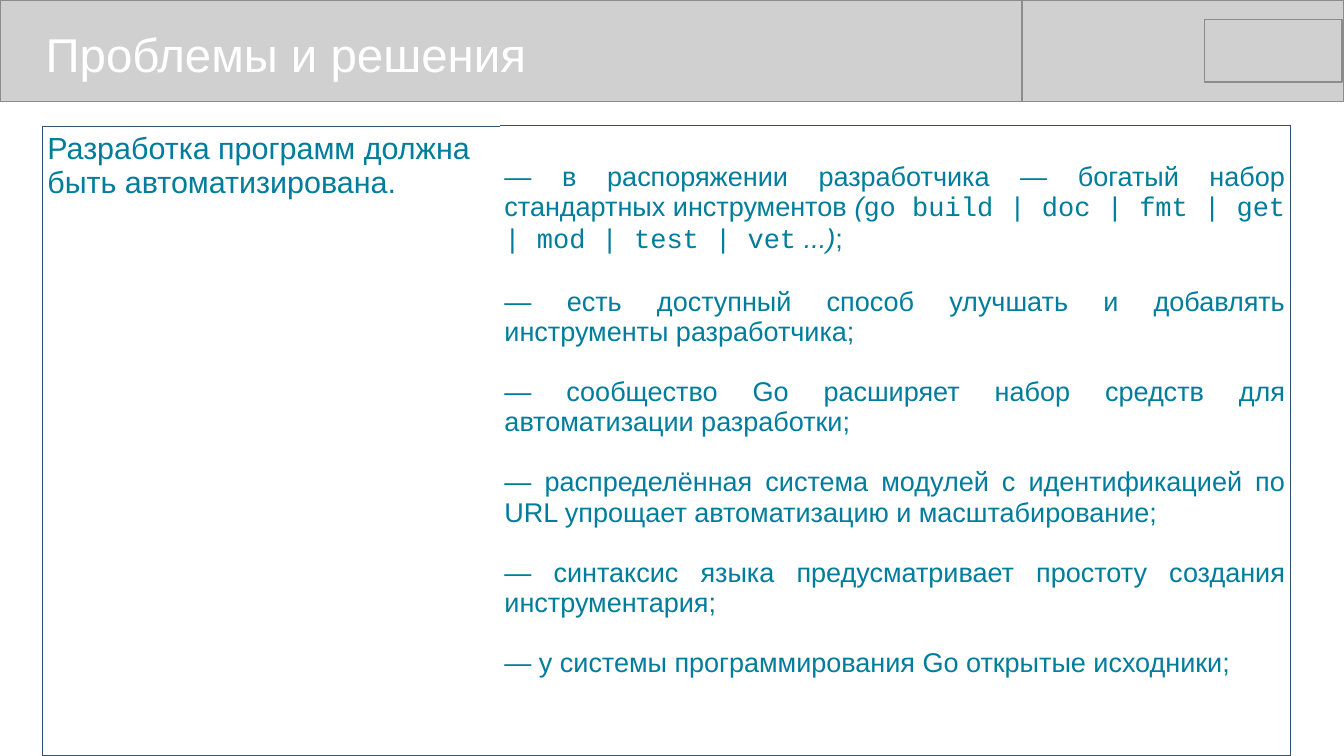
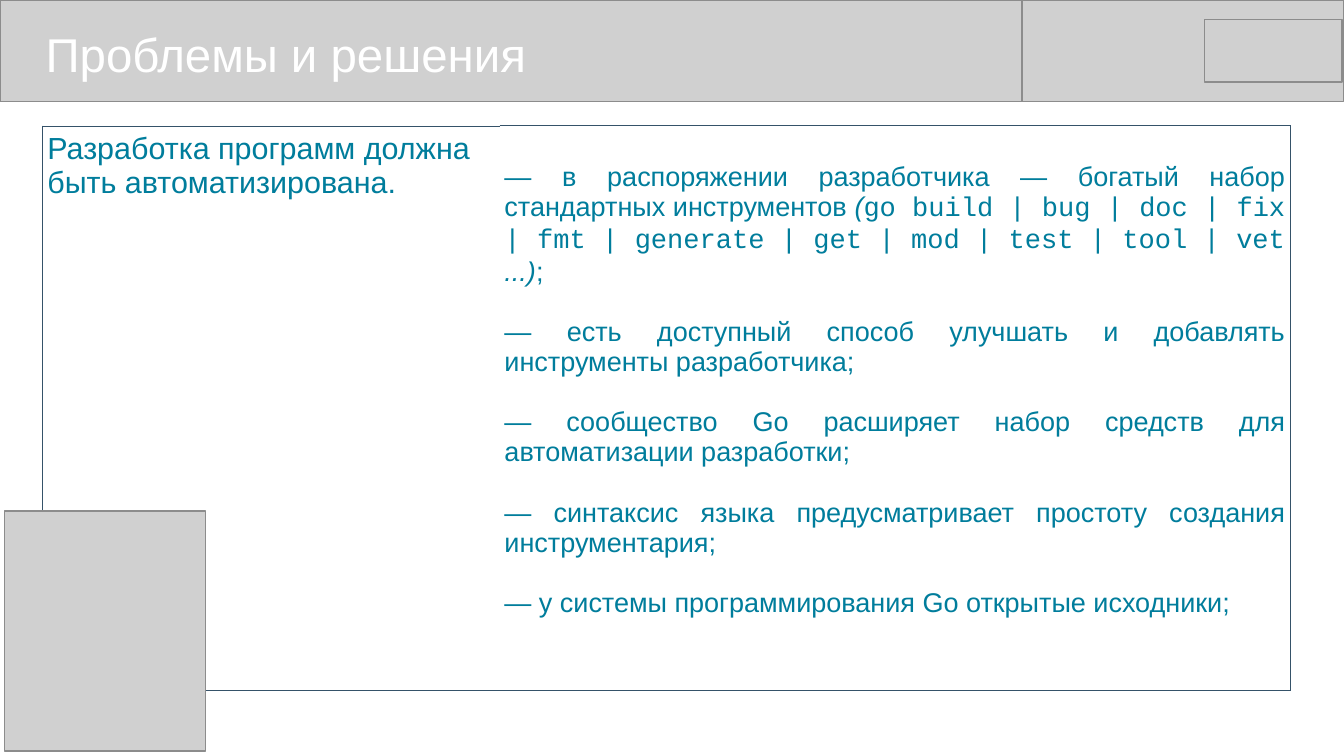
Before and after one commit to mike-shock/Go_language, a slide deck: slide 16 of view/Go_View.odp (slide 15 before the commit). Drawn at 1344x756 pixels with LibreOffice and Linux fonts; fonts in the diff are those of the drawing; grey boxes stand for pictures. Boxes give left, top, right and bottom in pixels: in the first picture for what was removed or moved away, otherwise in the second. Text is boxed around its words. In the diff, an @@ line names an element or a change of style, - is before the commit and + after.

```diff
--- a/view/Go_View.odp
+++ b/view/Go_View.odp
@@ table at bbox=[43, 126, 1292, 651] @@
-row 1, column 2: — в распоряжении разработчика — богатый набор стандартных инструментов (go build | doc | fmt | get | mod | test | vet ...); / — есть доступный способ улучшать и добавлять инструменты разработчика; / — сообщество Go расширяет набор средств для автоматизации разработки; / — распределённая система модулей с идентификацией по URL упрощает автоматизацию и масштабирование; / — синтаксис языка предусматривает простоту создания инструментария; / — у системы программирования Go открытые исходники;
+row 1, column 2: — в распоряжении разработчика — богатый набор стандартных инструментов (go build | bug | doc | fix | fmt | generate | get | mod | test | tool | vet ...); / — есть доступный способ улучшать и добавлять инструменты разработчика; / — сообщество Go расширяет набор средств для автоматизации разработки; / — синтаксис языка предусматривает простоту создания инструментария; / — у системы программирования Go открытые исходники;
@@ picture added at bbox=[5, 511, 206, 751] @@
```
Also in this commit, not shown: 13 other slides changed, 1 slide added, 6 other files.
